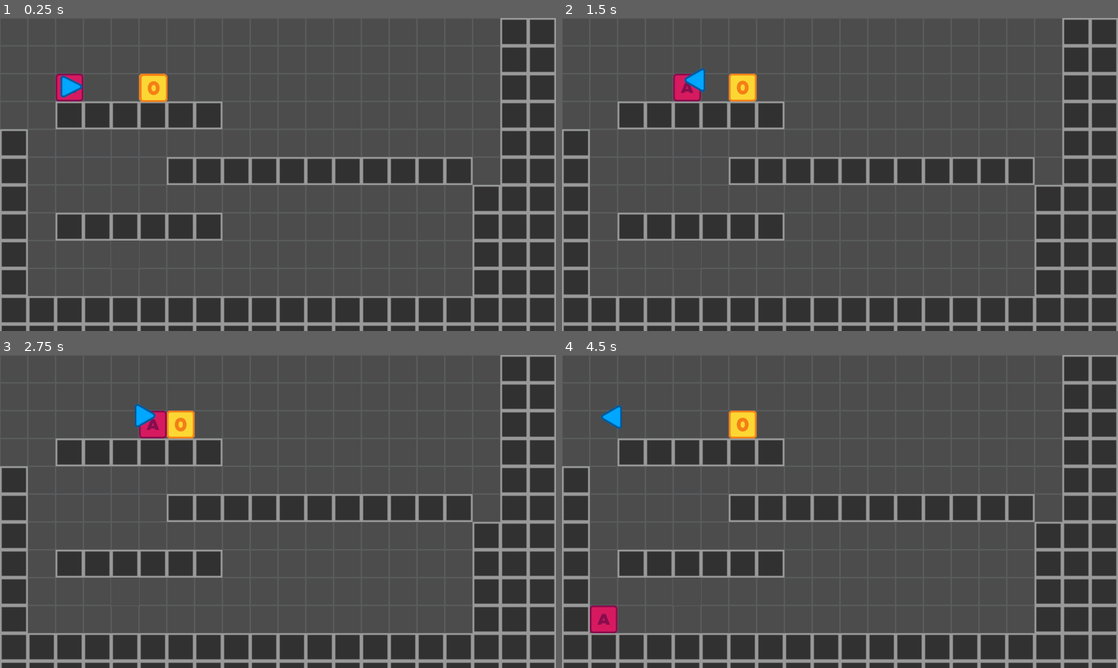
Above: before the commit, frames 1-4 (two rows, left to right).
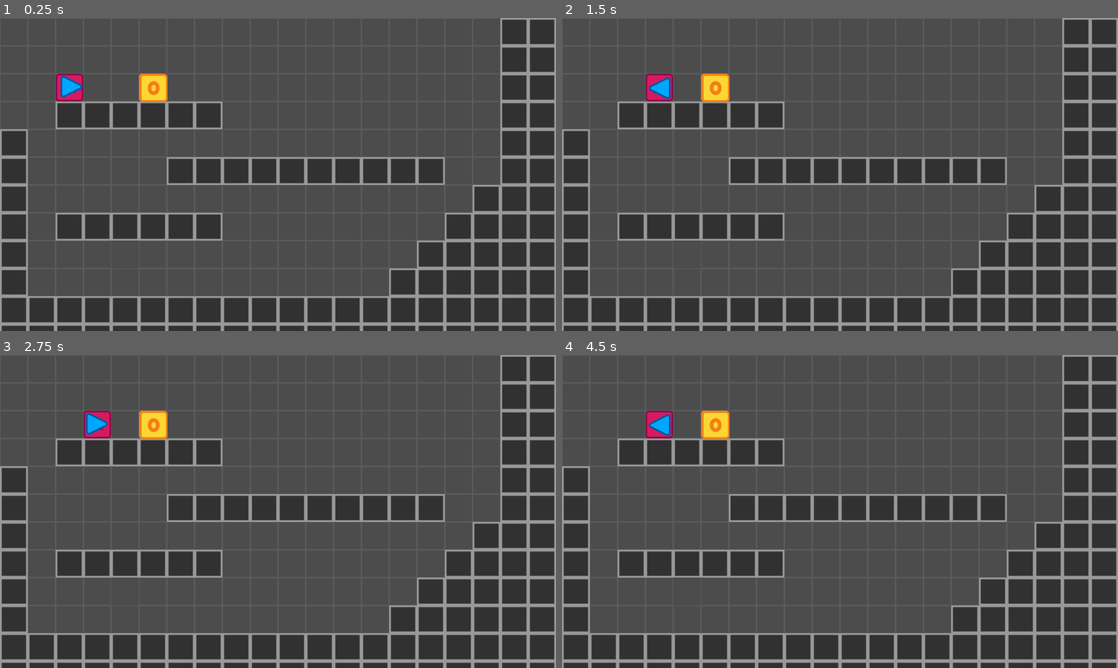
Above: after the commit, the same moments.

Repository: JoshuaPiper/PlanetShaperGrid
Game: Godot game, scene res://Game.tscn
The game is run twice, just before and just after one commit, with the same random seed, the same clock (stepped at 60 frames per second) and the same inputs.
Inputs:
- Up to frame 1 (0.25 s): no input
- Up to frame 2 (1.5 s): tap Enter at 0.5 s; hold Right (ui_right) 0.53-1.28 s; hold Left (ui_left) from 1.28 s (still down)
- Up to frame 3 (2.75 s): release Left (ui_left) at 2.03 s; hold Right (ui_right) from 2.03 s (still down)
- Up to frame 4 (4.5 s): release Right (ui_right) at 2.78 s; hold Up (ui_up) 2.78-3.53 s; tap Space at 3.5 s; hold Left (ui_left) from 3.53 s (still down)

The runs differ from the first frame. In frame 1, 3.1% of the frame differs, in the area x 70-85%, y 44-89%; in frame 2, 4.9%; in frame 3, 4.5%; in frame 4, 5.1%, in the area x 5-85%, y 16-89%.

Commit message:
Implement climbing

Diff:
--- a/Game.tscn
+++ b/Game.tscn
@@ -21,7 +21,7 @@
 tile_set = ExtResource( 2 )
 cell_custom_transform = Transform2D( 1, 0, 0, 1, 0, 0 )
 format = 1
-tile_data = PoolIntArray( 18, 1, 0, 19, 1, 0, 65554, 1, 0, 6 …(313 unchanged characters)…  1, 0, 327694, 1, 0, 327695, 1, 0, 327696, 1, 0, 327698, 1, 0, 327699, 1, 0, 393216, 1, 0, 393233, 1, 0, 393234, 1, 0, 393235, 1, 0, 458752, 1, 0, 458754, 1, 0, 458755, 1, 0, 458756, 1, 0, 458757, 1, 0, 458758, 1, 0, 458759, 1, 0, 458769, 1, 0, 458770, 1, 0, 458771, 1, 0, 524288, 1, 0, 524305, 1, 0, 524306, 1, 0, 524307, 1, 0, 589824, 1, 0, 589841, 1, 0, 589842, 1, 0, 5898 …(570 unchanged characters)…
+tile_data = PoolIntArray( 18, 1, 0, 19, 1, 0, 65554, 1, 0, 6 …(313 unchanged characters)…  1, 0, 327694, 1, 0, 327695, 1, 0, 327698, 1, 0, 327699, 1, 0, 393216, 1, 0, 393233, 1, 0, 393234, 1, 0, 393235, 1, 0, 458752, 1, 0, 458754, 1, 0, 458755, 1, 0, 458756, 1, 0, 458757, 1, 0, 458758, 1, 0, 458759, 1, 0, 458768, 1, 0, 458769, 1, 0, 458770, 1, 0, 458771, 1, 0, 524288, 1, 0, 524303, 1, 0, 524304, 1, 0, 524305, 1, 0, 524306, 1, 0, 524307, 1, 0, 589824, 1, 0, 589838, 1, 0, 589839, 1, 0, 589840, 1, 0, 589841, 1, 0, 589842, 1, 0, 5898 …(570 unchanged characters)…
 script = ExtResource( 3 )
 
 [node name="Actor" parent="Grid" instance=ExtResource( 4 )]
--- a/grid/grid.gd
+++ b/grid/grid.gd
@@ -11,7 +11,7 @@
 		if world_to_map(node.position) == coordinates:
 			return(node)
 
-func request_move(pawn, direction):
+func request_move(pawn, direction, dryRun=false):
 	var cell_start = world_to_map(pawn.position)
 	var cell_target = cell_start + direction
 
@@ -19,21 +19,26 @@
 	match cell_target_type:
 		EMPTY:
 			if direction.y >= 1:
+				# Recursive falling
 				return request_move(pawn, direction + Vector2(0, 1))
 			else:
-				return update_pawn_position(pawn, cell_start, cell_target)
+				return update_pawn_position(pawn, cell_start, cell_target, dryRun)
 		OBSTACLE:
 			if direction.y >= 2:
-				return update_pawn_position(pawn, cell_start + Vector2(direction.x, 0), cell_target + Vector2(0, -1))
+				return update_pawn_position(pawn, cell_start + Vector2(direction.x, 0),
+											cell_target + Vector2(0, -1), dryRun)
 		OBJECT:
 			if direction.y >= 2:
-				return update_pawn_position(pawn, cell_start + Vector2(direction.x, 0), cell_target + Vector2(0, -1))
-			if direction.y == 0:
+				return update_pawn_position(pawn, cell_start + Vector2(direction.x, 0),
+											cell_target + Vector2(0, -1), dryRun)
+			if direction.y == 0 and not dryRun:
+				# If pushing an object, then move the box as well
 				var object_pawn = get_cell_pawn(cell_target)
 				if object_pawn.object_moved(direction) != -1:
 					return update_pawn_position(pawn, cell_start, cell_target)
 
-func update_pawn_position(pawn, cell_start, cell_target):
-	set_cellv(cell_target, pawn.type)
-	set_cellv(cell_start, EMPTY)
+func update_pawn_position(pawn, cell_start, cell_target, dryRun=false):
+	if not dryRun:
+		set_cellv(cell_target, pawn.type)
+		set_cellv(cell_start, EMPTY)
 	return map_to_world(cell_target) + cell_size / 2
--- a/pawns/actor.gd
+++ b/pawns/actor.gd
@@ -2,28 +2,53 @@
 
 enum CELL_TYPES{ ACTOR, OBSTACLE, OBJECT }
 var type = CELL_TYPES.ACTOR
+var last_direction = 1 # 1 is right, -1 is left
 onready var Grid = get_parent()
 
 func _ready():
-	update_look_direction(Vector2(1, 0))
+	update_look_direction(Vector2(last_direction, 0))
 
 func _process(_delta):
 	var input_direction = get_input_direction()
-	if not input_direction:
-		return
-	update_look_direction(input_direction)
-
-	var target_position = Grid.request_move(self, input_direction)
-	if target_position:
-		print(target_position)
-		var floor_position = Grid.request_move(self, input_direction + Vector2(0, 1))
-		move_to(target_position, floor_position)
-	else:
-		bump()
+	if input_direction.x != 0:
+		if input_direction.x != last_direction:
+			# Only change direction without move if turning around
+			last_direction = input_direction.x
+			update_look_direction(Vector2(last_direction, 0))
+		else:
+			input_direction = Vector2(input_direction.x, 0)
+			var target_position = Grid.request_move(self, input_direction)
+			if target_position:
+				# Determine if actor is falling
+				var floor_position = Grid.request_move(self, input_direction + Vector2(0, 1))
+				if floor_position:
+					print(floor_position)
+				else:
+					print(target_position)
+				move_to(target_position, floor_position)
+			else:
+				bump()
+	elif input_direction.y != 0:
+		input_direction = Vector2(0, input_direction.y)
+		# Make sure to:
+		# - No object above you
+		# - No object in the final destination of the jump
+		# - Have an object in your direction (so you need to climb on it)
+		# Use dryRun to not actually move or push anything
+		if Grid.request_move(self, input_direction, true) and \
+		   Grid.request_move(self, input_direction + Vector2(last_direction, 0), true) and \
+		   not Grid.request_move(self, Vector2(last_direction, 0), true):
+			var target_position = Grid.request_move(self, input_direction, true)
+			var floor_position = Grid.request_move(self, input_direction + Vector2(last_direction, 0))
+			move_to(target_position, floor_position)
+			print(floor_position)
+		else:
+			bump()
 
 func get_input_direction():
 	return Vector2(
-		int(Input.is_action_pressed("ui_right")) - int(Input.is_action_pressed("ui_left")), 0
+		int(Input.is_action_just_pressed("ui_right")) - int(Input.is_action_just_pressed("ui_left")),
+		int(0 - int(Input.is_action_just_pressed("ui_up")))
 	)
 
 func update_look_direction(direction):
--- a/pawns/object.gd
+++ b/pawns/object.gd
@@ -5,6 +5,7 @@
 onready var Grid = get_parent()
 
 func object_moved(input_direction):
+	# Same logic as the actor move and fall
 	var target_position = Grid.request_move(self, input_direction)
 	if target_position:
 		var floor_position = Grid.request_move(self, input_direction + Vector2(0, 1))
--- a/project.godot
+++ b/project.godot
@@ -19,6 +19,10 @@
 window/size/width=1280
 window/size/height=720
 
+[global]
+
+key=false
+
 [rendering]
 
 environment/default_environment="res://default_env.tres"
Not shown, added: export_presets.cfg
